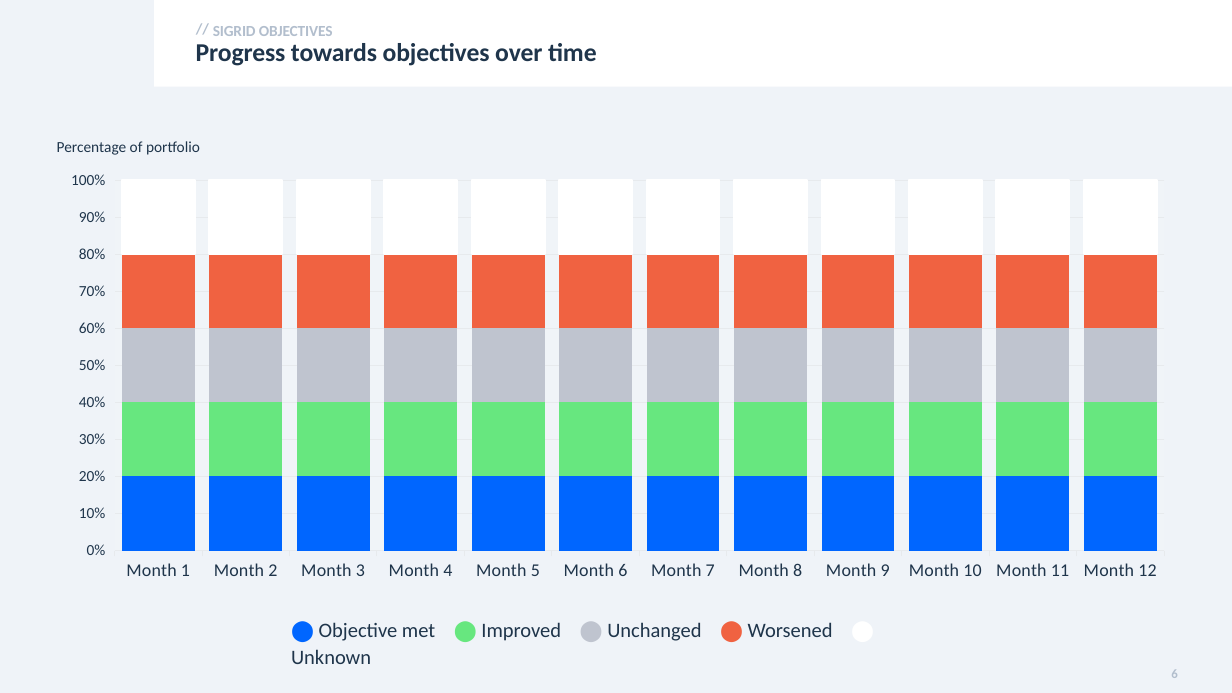
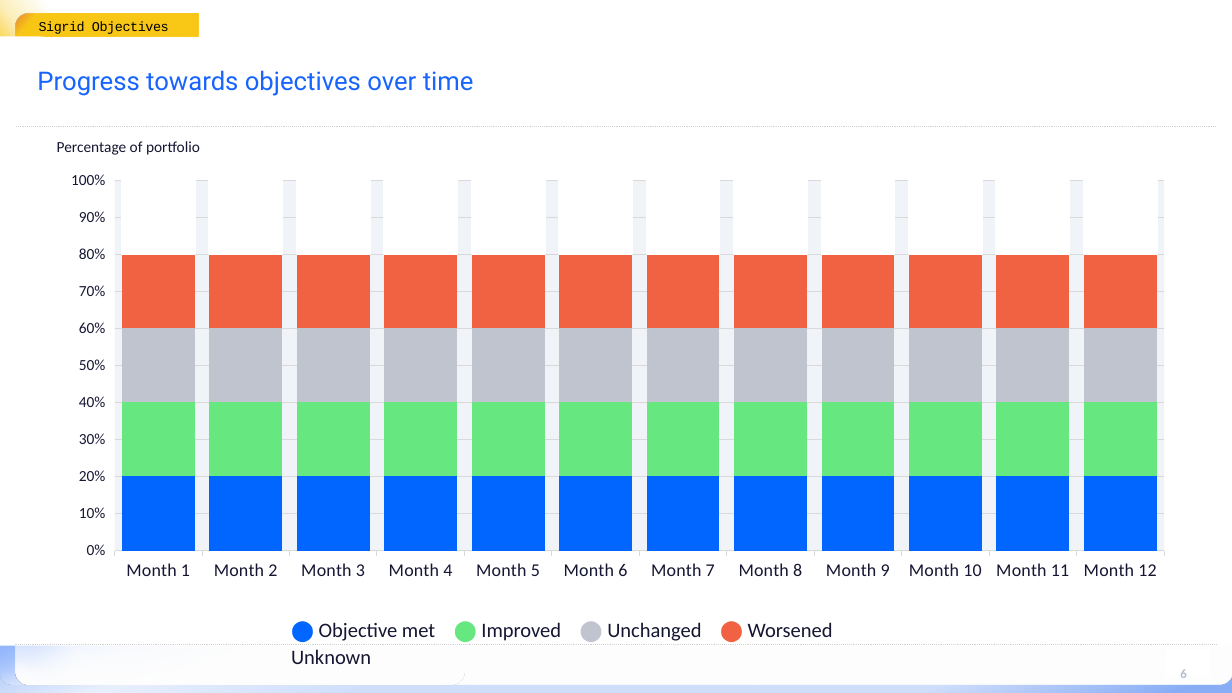
Before and after one commit to mardibiase/sigrid-integrations, a slide deck: slide 6 of report-generator/src/report_generator/presets/templates/portfolio-overview.pptx. Drawn at 1232x693 pixels with LibreOffice and Linux fonts; fonts in the diff are those of the drawing; background and template pictures are left out. Boxes give left, top, right and bottom in pixels: in the first picture for what was removed or moved away, otherwise in the second. Text is boxed around its words. In the diff, an @@ line names an element or a change of style, - is before the commit and + after.

```diff
--- a/report-generator/src/report_generator/presets/templates/portfolio-overview.pptx
+++ b/report-generator/src/report_generator/presets/templates/portfolio-overview.pptx
@@ rectangle removed at box(0, 0, 1232, 693) @@
@@ rectangle added at box(0, 0, 140, 43), fill gradient #F8C716 @@
@@ rounded rectangle added at box(16, 13, 128, 52), fill gradient #E88C36 to #F8C716 @@
@@ text at box(39, 21, 169, 34): text changed; size 12 to 10.5 pt; font Calibri to Courier New; text colour #B2BECD to #000000; bold off @@
-SIGRID OBJECTIVES
+Sigrid Objectives
@@ text "Sigrid Objectives": place and size @@
-text "Sigrid Objectives" at box(213, 26, 333, 36)
+text "Sigrid Objectives" at box(39, 13, 199, 36)
@@ text "Sigrid Objectives" at box(39, 13, 199, 36): vertical alignment top to middle; fill none to gradient #F8C716 to #F9C716 @@
@@ text removed at box(187, 15, 221, 43) @@
-//
@@ rectangle added at box(0, 36, 287, 67), fill #FFFFFF @@
@@ title "Progress towards objectives over time": place and size @@
-title "Progress towards objectives over time" at box(196, 43, 597, 66)
+title "Progress towards objectives over time" at box(37, 70, 474, 96)
@@ title "Progress towards objectives over time" at box(37, 70, 474, 96): font Calibri to Roboto, text colour #1F354B to #1864FF, letter spacing -0.1 to 0 pt, bold off; line spacing 0.9 to 1; vertical alignment top to middle @@
@@ line added from (1216, 127) to (16, 127), #D3D3D3 0.75 pt dashed @@
@@ text "Percentage of portfolio" at box(57, 141, 200, 155): text colour #1F354B to #151632 @@
@@ column stacked 100% chart at box(48, 163, 1187, 591) @@
@@ category axis changed @@
@@ value axis changed @@
@@ lettering changed @@
@@ rectangle: place and size @@
-rectangle at box(154, 0, 1232, 87)
+rectangle at box(0, 486, 1232, 646)
@@ text "⬤ Objective met ⬤ Improved ..." at box(291, 622, 833, 664): text colour #1F354B to #151632 in "Objective met Improved Unchanged Worsened Unknown" @@
@@ rectangle added at box(0, 640, 1232, 693), fill gradient #B8CEF9 to #E7EFFD to #CFDEFB to #88ADF5 @@
@@ rounded rectangle added at box(0, 631, 1232, 685), fill gradient #74A2FF to #E7EFFD to #FFFFFF @@
@@ line added from (15, 645) to (1218, 645), #D3D3D3 0.75 pt dashed @@
@@ rounded rectangle added at box(16, 632, 448, 685), fill gradient #FFFFFF @@
@@ rounded rectangle added at box(16, 632, 377, 685), fill gradient #FFFFFF @@
@@ rounded rectangle added at box(32, 632, 465, 685), fill gradient #FFFFFF @@
@@ rectangle added at box(1166, 650, 1212, 677), fill #FFFFFF @@
@@ page number: place and size @@
-page number at box(1171, 669, 1177, 678)
+page number at box(1180, 669, 1186, 678)
```
Also in this commit, not shown: 19 other slides changed, 3 slides added, 2 slides removed, 5 other files.
